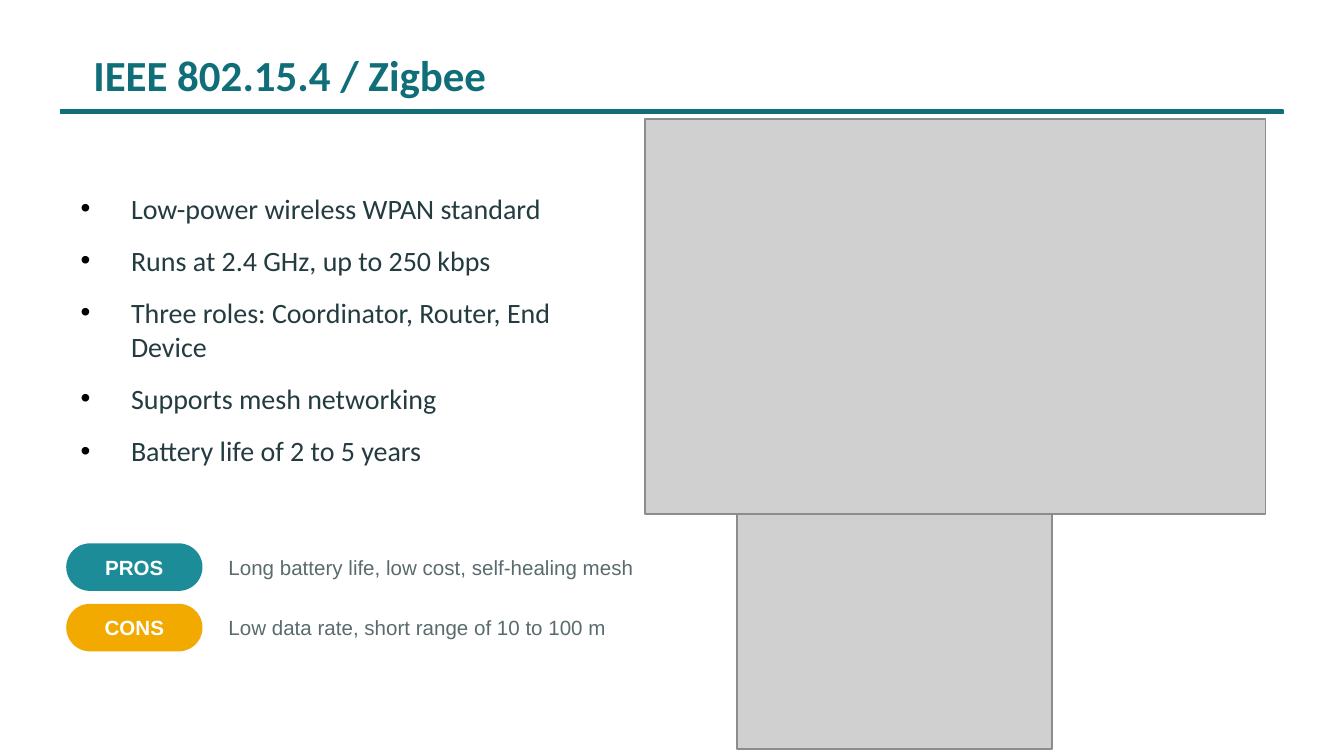
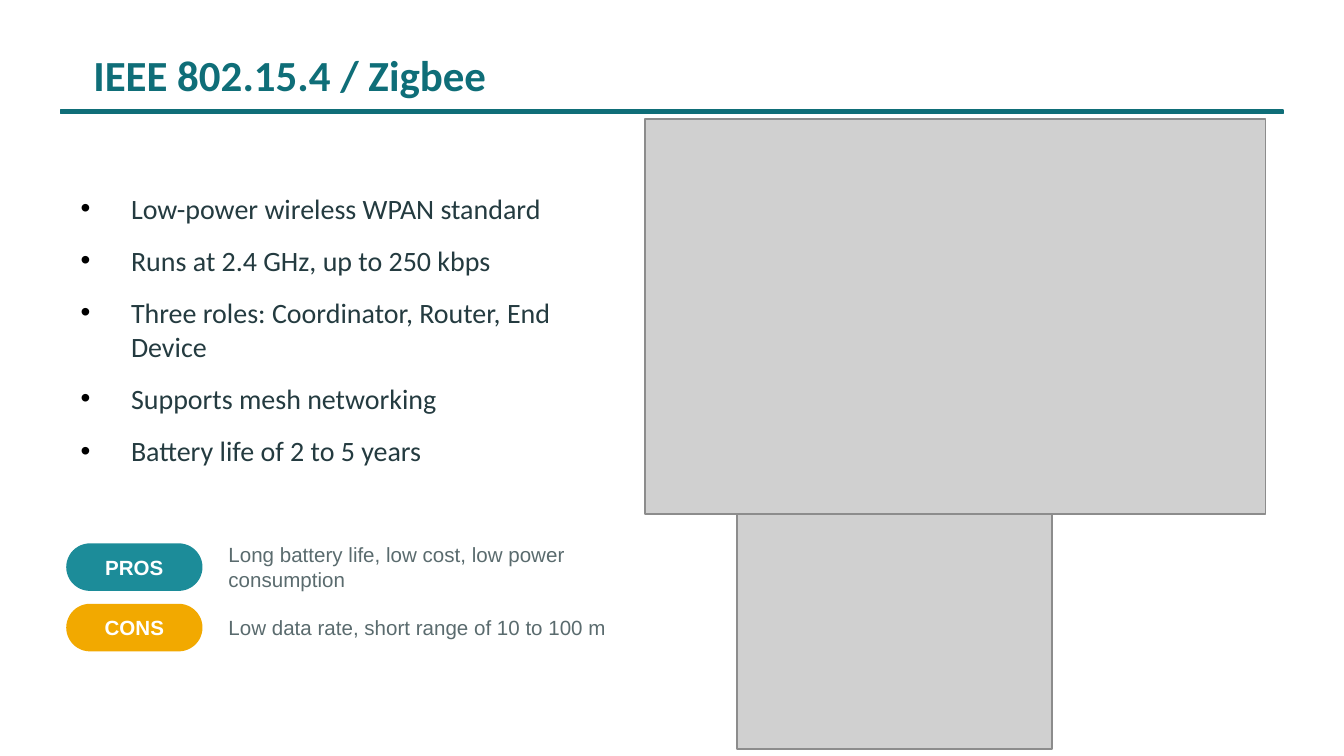
Before and after one commit to muji567/Industrial_-Communication_-Standard_B5, a slide deck: slide 12 of ics_presentation.pptx. Drawn at 1344x756 pixels with LibreOffice and Linux fonts; fonts in the diff are those of the drawing; grey boxes stand for pictures. Boxes give left, top, right and bottom in pixels: in the first picture for what was removed or moved away, otherwise in the second. Text is boxed around its words. In the diff, an @@ line names an element or a change of style, - is before the commit and + after.

```diff
--- a/ics_presentation.pptx
+++ b/ics_presentation.pptx
@@ text at [228,547,564,592]: text changed @@
-Long battery life, low cost, self-healing mesh
+Long battery life, low cost, low power consumption
```
Also in this commit, not shown: 3 other slides changed.
